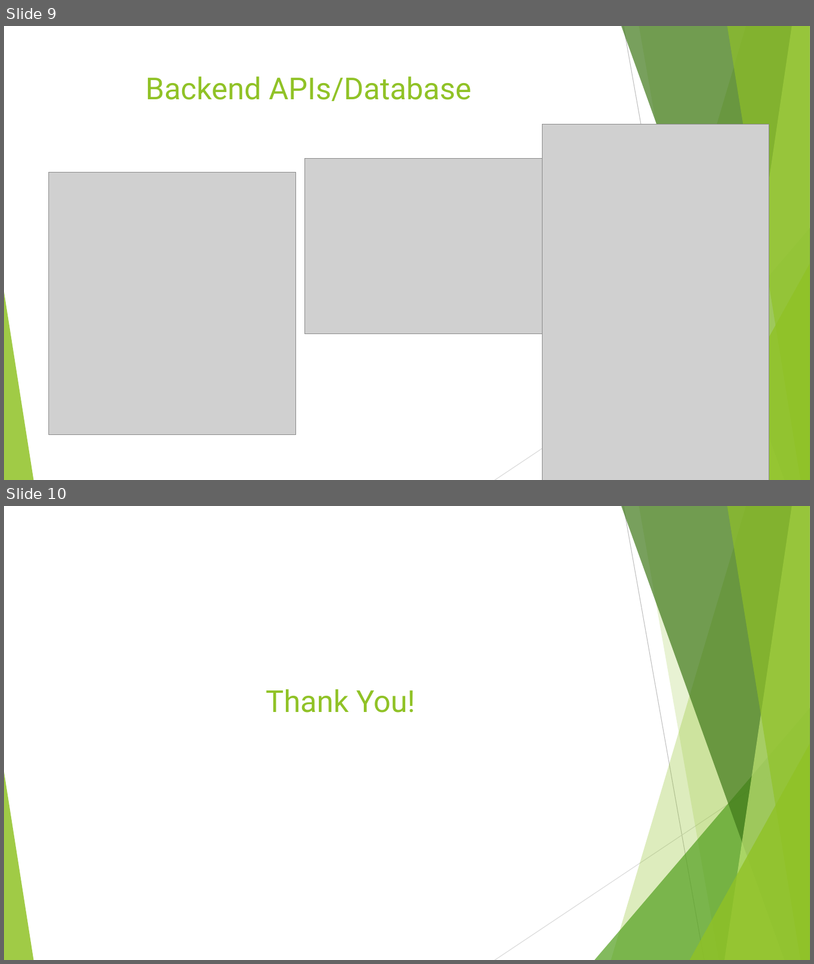
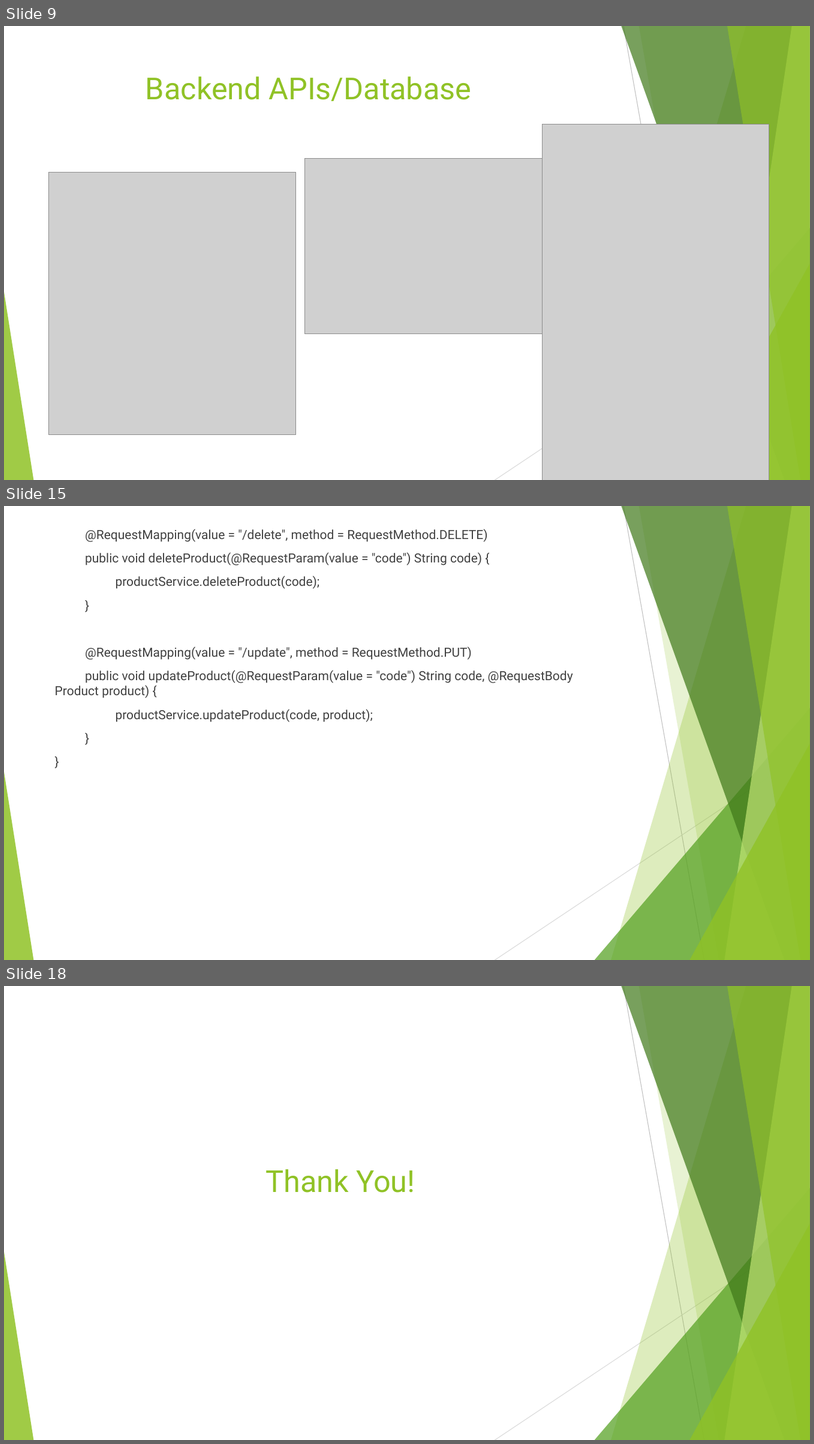
Before and after one commit to ksharish72/ShoppingCart_SpringMVC_React, a slide deck: ShoppingCartDocumentation.pptx. Shown one above the other, each under a label of ours: slides 9 and 10 before the commit, slides 9, 15 and 18 after it; the slides between them are not shown. The pictures are 814x964 and 814x1444 pixels, drawn with LibreOffice and Linux fonts; fonts in the diff are those of the drawing; grey boxes stand for pictures. Boxes give left, top, right and bottom in pixels: in the first picture for what was removed or moved away, otherwise in the second. Text is boxed around its words. In the diff, an @@ line names an element or a change of style, - is before the commit and + after.

```diff
--- a/ShoppingCartDocumentation.pptx
+++ b/ShoppingCartDocumentation.pptx
@@ slide 15 added at [4,506,810,960], background #FFFFFF; not listed: 10 template elements that a slide beside it also shows @@
@@ text added at [55,529,573,722], 15 pt, text #404040 @@
+@RequestMapping(value = "/delete", method = RequestMethod.DELETE)
+public void deleteProduct(@RequestParam(value = "code") String code) {
+productService.deleteProduct(code);
+}
+@RequestMapping(value = "/update", method = RequestMethod.PUT)
+public void updateProduct(@RequestParam(value = "code") String code, @RequestBody Product product) {
+productService.updateProduct(code, product);
+}
+}
@@ what was slide 10 is now slide 18 @@
```
Also in this commit, not shown: 1 slide changed, 7 other slides added, 9 other files.
